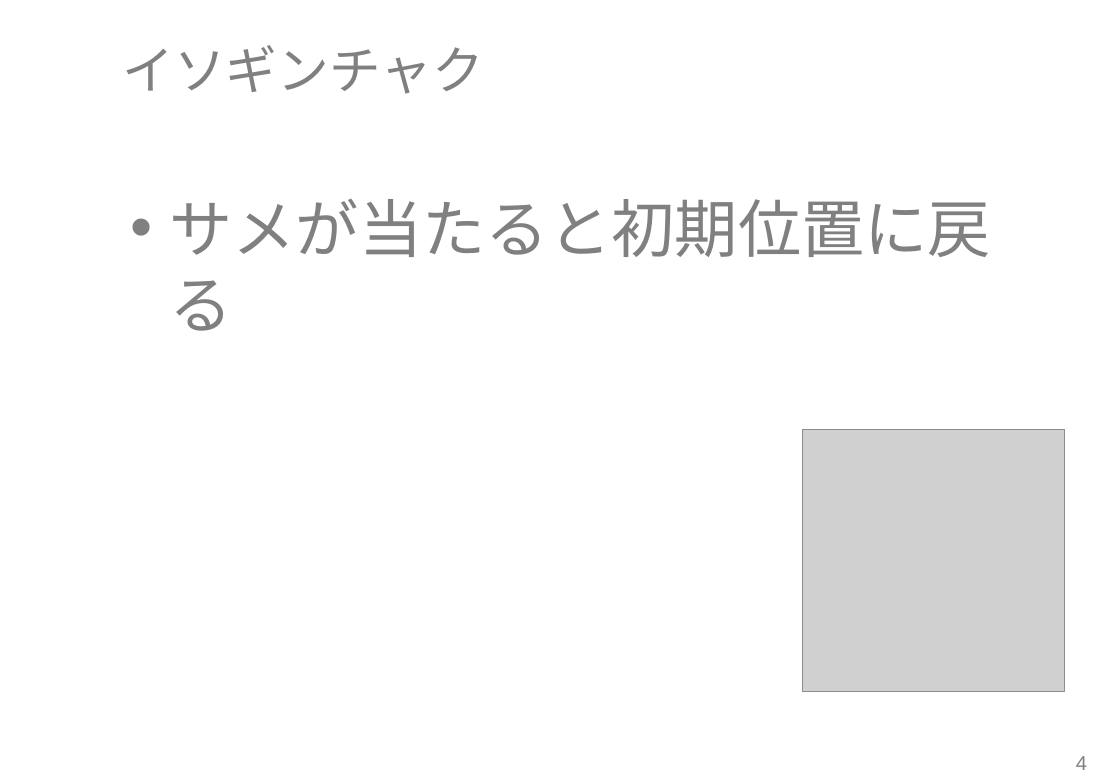
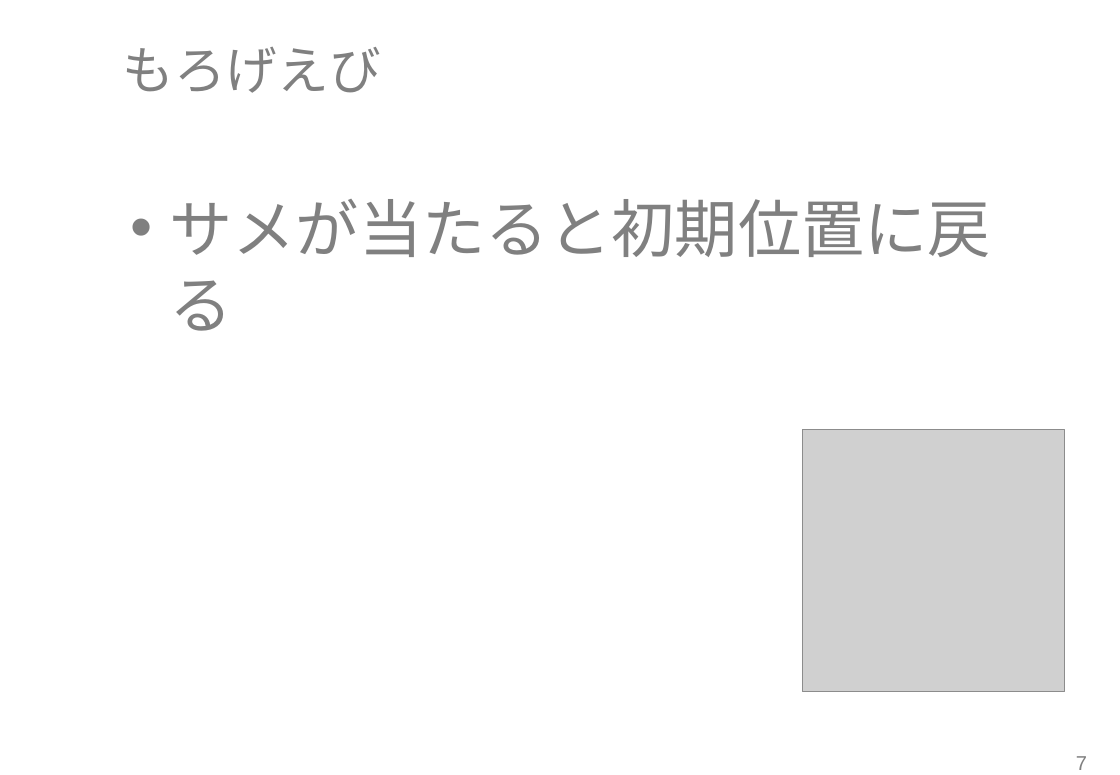
Before and after one commit to RubyCamp/rc2016s_g6, a slide deck: slide 8 of shinziko.pptx (slide 5 before the commit). Drawn at 1120x775 pixels with LibreOffice and Linux fonts; fonts in the diff are those of the drawing; grey boxes stand for pictures; background and template pictures are left out. Boxes give left, top, right and bottom in pixels: in the first picture for what was removed or moved away, otherwise in the second. Text is boxed around its words. In the diff, an @@ line names an element or a change of style, - is before the commit and + after.

```diff
--- a/shinziko.pptx
+++ b/shinziko.pptx
@@ title at [123,47,381,93]: text changed @@
-イソギンチャク
+もろげえび
@@ page number at [1076,756,1087,770]: text changed @@
-4
+7
```
Also in this commit, not shown: 7 other slides changed, 2 slides added.
